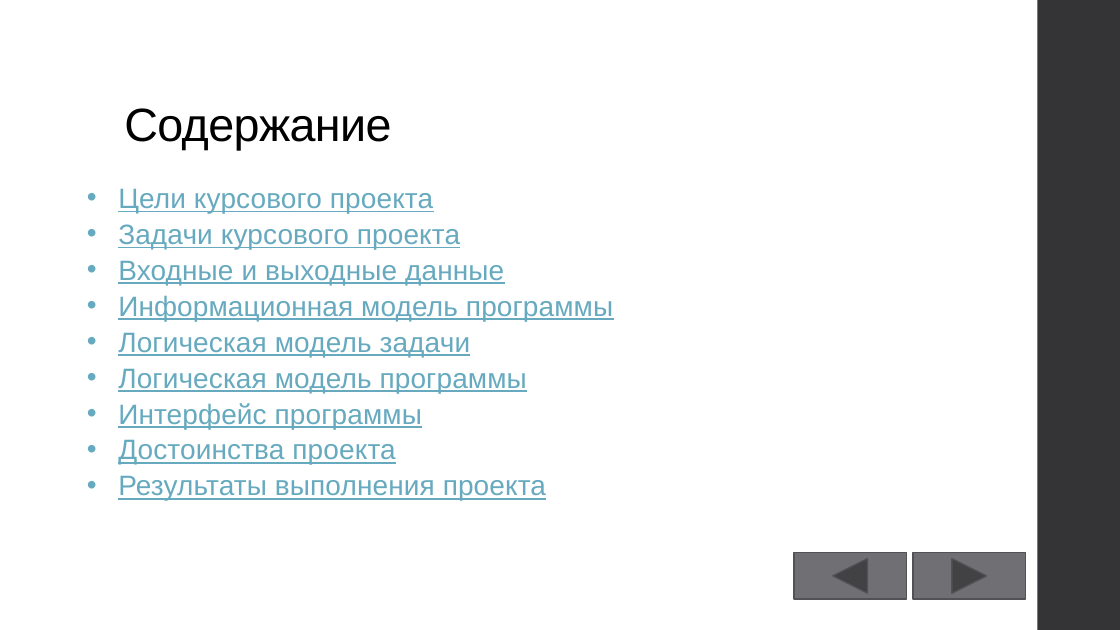
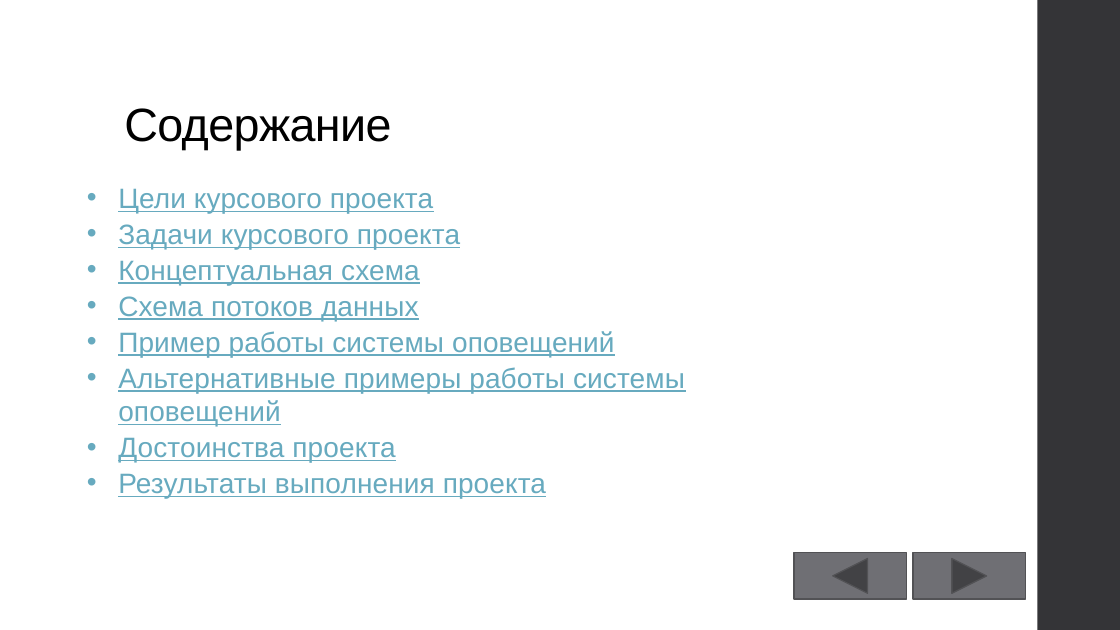
Before and after one commit to GeorgiyDemo/KIP, a slide deck: slide 2 of Course III/БД/1C/Курсовой/Презентация.pptx. Drawn at 1120x630 pixels with LibreOffice and Linux fonts; fonts in the diff are those of the drawing. Boxes give left, top, right and bottom in pixels: in the first picture for what was removed or moved away, otherwise in the second. Text is boxed around its words. In the diff, an @@ line names an element or a change of style, - is before the commit and + after.

```diff
--- a/Course III/БД/1C/Курсовой/Презентация.pptx
+++ b/Course III/БД/1C/Курсовой/Презентация.pptx
@@ text at bbox=[118, 260, 685, 426]: text changed @@
-• Входные и выходные данные
-• Информационная модель программы
-• Логическая модель задачи
-• Логическая модель программы
-• Интерфейс программы
+• Концептуальная схема
+• Схема потоков данных
+• Пример работы системы оповещений
+• Альтернативные примеры работы системы оповещений
```
Also in this commit, not shown: 3 other slides changed, 4 slides added, 5 slides removed, 1 other file.
